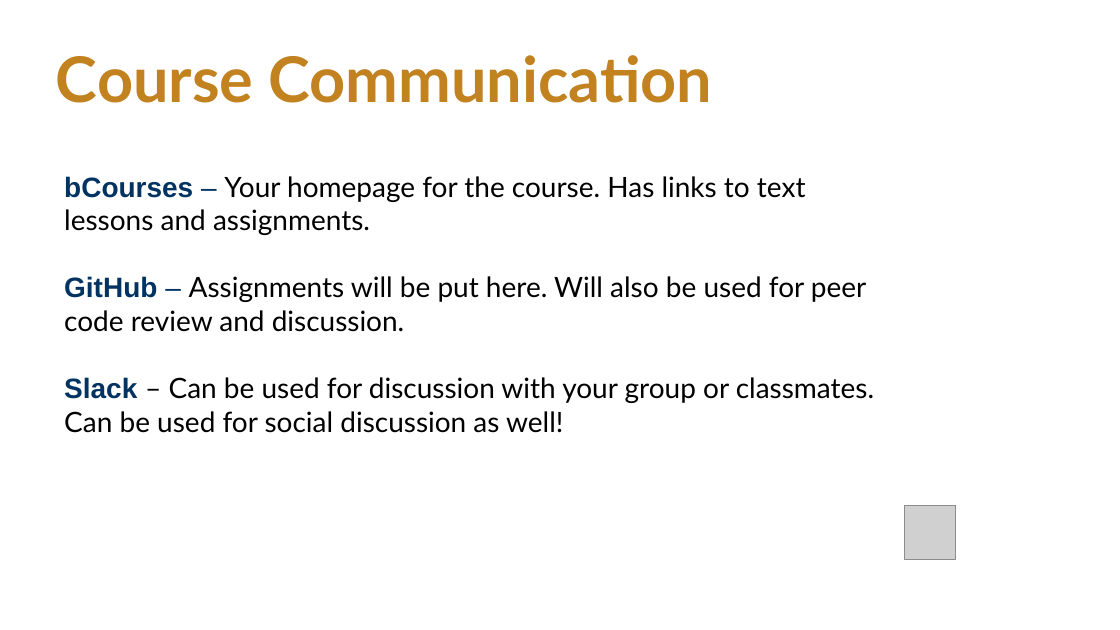
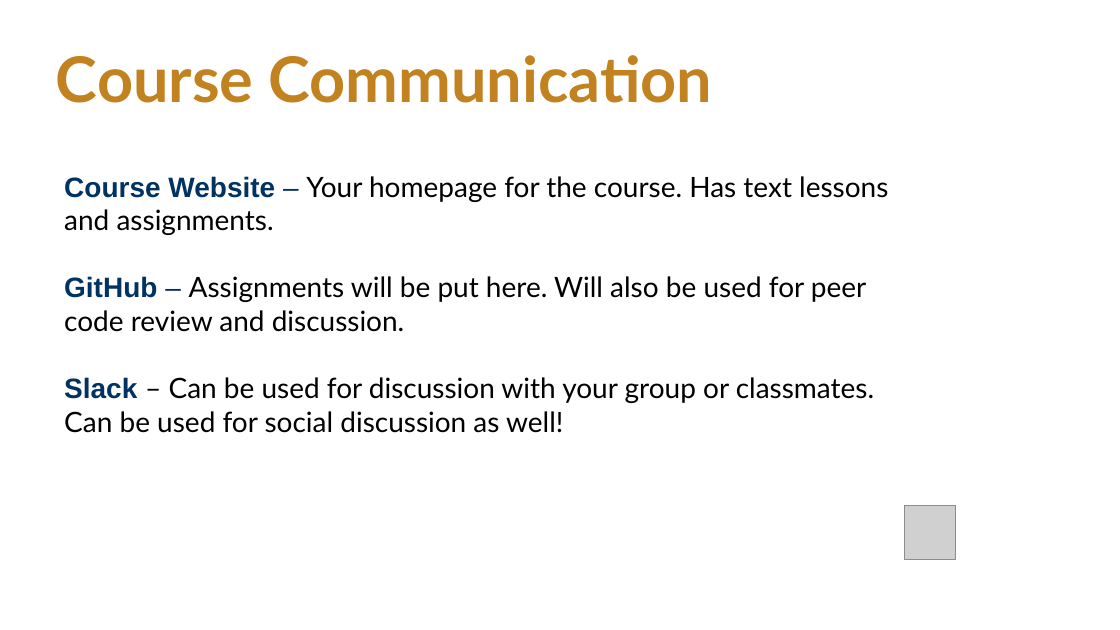
Before and after one commit to msse-2022-bootcamp/lessons, a slide deck: slide 8 of files/msse-intro.pptx (slide 7 before the commit). Drawn at 1120x630 pixels with LibreOffice and Linux fonts; fonts in the diff are those of the drawing; grey boxes stand for pictures; background and template pictures are left out. Boxes give left, top, right and bottom in pixels: in the first picture for what was removed or moved away, otherwise in the second. Text is boxed around its words. In the diff, an @@ line names an element or a change of style, - is before the commit and + after.

Commit message:
update presentations for day 1

```diff
--- a/files/msse-intro.pptx
+++ b/files/msse-intro.pptx
@@ text at bbox=[64, 176, 888, 235]: text changed @@
-bCourses – Your homepage for the course. Has links to text lessons and assignments.
+Course Website – Your homepage for the course. Has text lessons and assignments.
```
Also in this commit, not shown: 1 other slide changed, 3 slides added, 1 other file.
